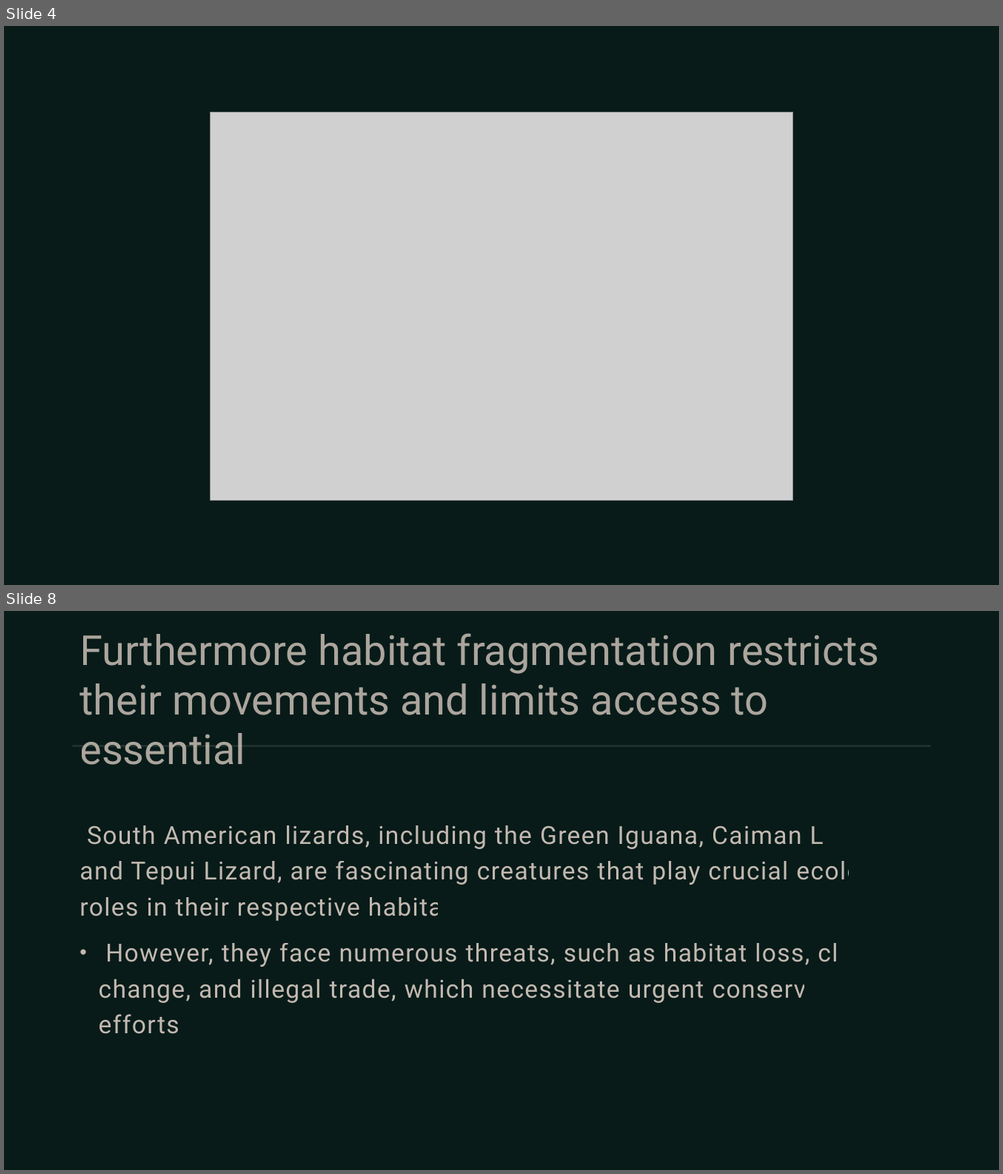
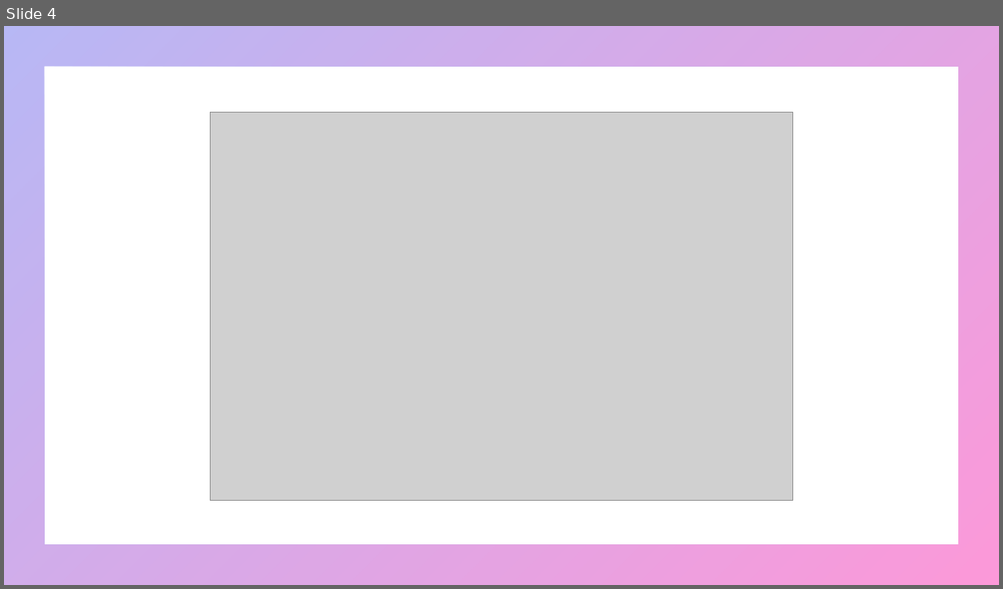
Before and after one commit to umarrasool15/Research2SlidesWebApp, a slide deck: src/main/resources/content/output/A Survey of South American Lizards Biodiversity and Ecological.pptx. Shown one above the other, each under a label of ours: slides 4 and 8 before the commit, slide 4 after it; the slides between them are not shown. The pictures are 1003x1174 and 1003x589 pixels, drawn with LibreOffice and Linux fonts; fonts in the diff are those of the drawing; grey boxes stand for pictures. Boxes give left, top, right and bottom in pixels: in the first picture for what was removed or moved away, otherwise in the second. Text is boxed around its words. In the diff, an @@ line names an element or a change of style, - is before the commit and + after.

```diff
--- a/src/main/resources/content/output/A Survey of South American Lizards Biodiversity and Ecological.pptx
+++ b/src/main/resources/content/output/A Survey of South American Lizards Biodiversity and Ecological.pptx
@@ slide 8 removed at (4,611,999,1170), background #081B19 @@
@@ title removed at (79,633,879,765) @@
-Furthermore habitat fragmentation restricts their movements and limits access to essential
@@ line removed from (73, 746) to (930, 746) @@
@@ text removed at (79,826,918,1034) @@
-• South American lizards, including the Green Iguana, Caiman Lizard, and Tepui Lizard, are fascinating creatures that play crucial ecological roles in their respective habitats.
-  However, they face numerous threats, such as habitat loss, climate change, and illegal trade, which necessitate urgent conservation efforts.
@@ slide 4 changed as well @@
@@ background #081B19 to #FFFFFF @@
@@ frame added at (4,26,999,585), fill gradient #4D4EE6 to #F900A0 @@
```
Also in this commit, not shown: 2 other slides changed, 6 slides added, 5 other slides removed, 8 other files.
